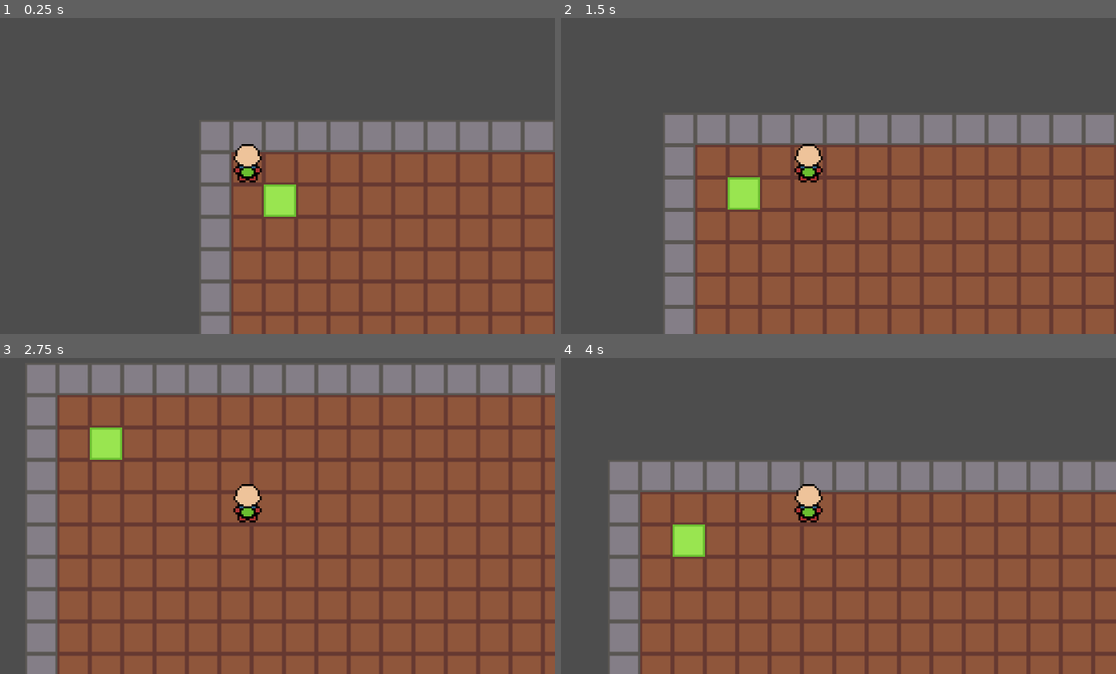
Above: before the commit, frames 1-4 (two rows, left to right).
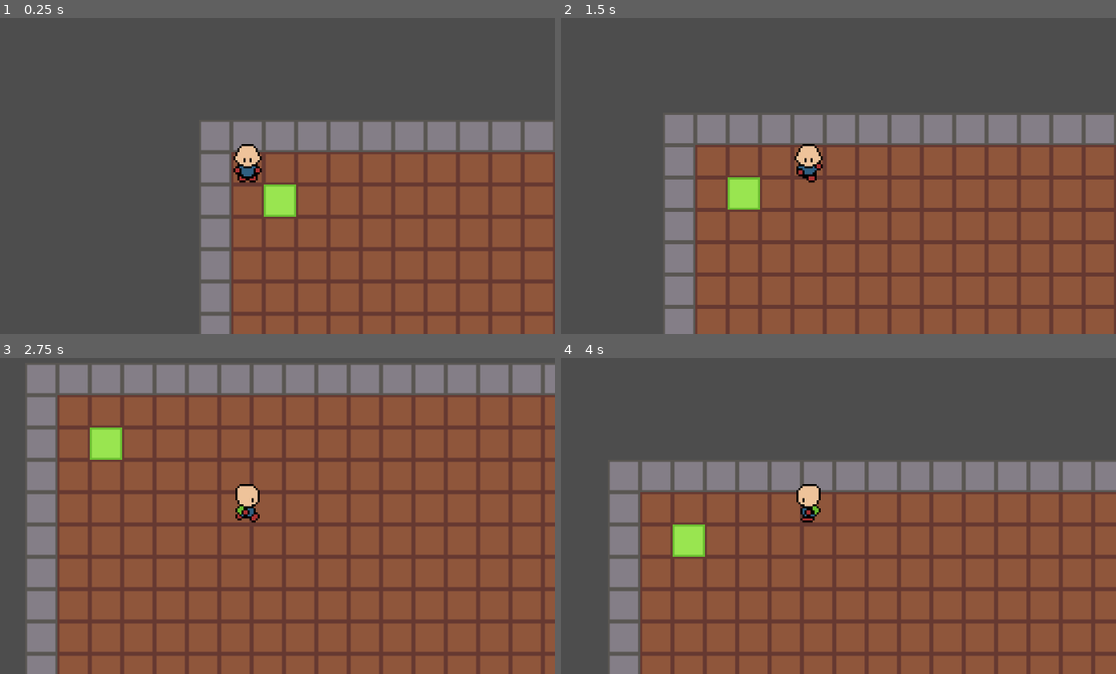
Above: after the commit, the same moments.

Repository: jevonsp/monster-tamer
Game: Godot game, scene res://main/main.tscn
Same seed, same stepped clock (60 frames per second), same inputs: the game is played once before the commit and once after it.
Inputs:
- Up to frame 1 (0.25 s): no input
- Up to frame 2 (1.5 s): tap Enter at 0.5 s; hold D (right) 0.53-1.28 s; hold Space (yes) 0.53-1.28 s; hold S (down) from 1.28 s (still down); tap Space (yes) at 1.35 s
- Up to frame 3 (2.75 s): release S (down) at 2.03 s; hold D (right) from 2.03 s (still down); hold Space (yes) from 2.03 s (still down)
- Up to frame 4 (4 s): release D (right) at 2.78 s; release Space (yes) at 2.78 s; hold W (up) 2.78-3.53 s; tap Space (yes) at 2.85 s; hold A (left) from 3.53 s (still down); hold Space (yes) from 3.53 s (still down)

The runs differ from the first frame. In frame 1, less than 0.1% of the frame differs, in the area x 42-47%, y 41-51%; in frame 2, 0.2%; in frame 3, 0.2%; in frame 4, 0.2%, in the area x 41-48%, y 39-53%.

Commit message:
Encounter Zone + Player Move Animation

Diff:
--- /dev/null
+++ b/main/Global.gd
@@ -0,0 +1,6 @@
+extends Node
+@warning_ignore_start("unused_signal")
+
+signal step_completed(position: Vector2)
+
+@warning_ignore_restore("unused_signal")
--- /dev/null
+++ b/main/encounter_zone.gd
@@ -0,0 +1,30 @@
+extends Area2D
+class_name EncounterZone
+
+
+
+func _ready() -> void:
+	Global.step_completed.connect(_on_step_completed)
+
+
+func _on_step_completed(pos: Vector2) -> void:
+	if check_position(pos):
+		trigger()
+
+
+func check_position(pos: Vector2) -> bool:
+	var space_state = get_world_2d().direct_space_state
+	var params = PhysicsPointQueryParameters2D.new()
+	params.position = pos
+	params.collide_with_areas = true
+	params.collision_mask = collision_layer
+	var result = space_state.intersect_point(params, 1)
+	for hit in result:
+		print(hit.collider.name)
+		if hit.collider == self:
+			return true
+	return false
+
+
+func trigger() -> void:
+	pass
--- a/main/main.tscn
+++ b/main/main.tscn
@@ -3,6 +3,10 @@
 [ext_resource type="PackedScene" uid="uid://8ygcbs5f8pca" path="res://player/player.tscn" id="1_53q0u"]
 [ext_resource type="Script" uid="uid://caqok8yjmcdwq" path="res://main/main.gd" id="1_xwkvk"]
 [ext_resource type="PackedScene" uid="uid://b53xyioxfsk5v" path="res://maps/test_map.tscn" id="2_pjrb6"]
+[ext_resource type="Script" uid="uid://jd2ymrm11mwn" path="res://main/encounter_zone.gd" id="4_c651c"]
+
+[sub_resource type="RectangleShape2D" id="RectangleShape2D_xwkvk"]
+size = Vector2(16, 16)
 
 [node name="Main" type="Node2D" unique_id=89812463]
 script = ExtResource("1_xwkvk")
@@ -12,3 +16,12 @@
 [node name="Player" parent="." unique_id=930582059 instance=ExtResource("1_53q0u")]
 position = Vector2(16, 16)
 WALK_SPEED = 4.5
+
+[node name="EncounterZone" type="Area2D" parent="." unique_id=401516388]
+position = Vector2(40, 40)
+collision_layer = 4
+collision_mask = 4
+script = ExtResource("4_c651c")
+
+[node name="CollisionShape2D" type="CollisionShape2D" parent="EncounterZone" unique_id=1526704625]
+shape = SubResource("RectangleShape2D_xwkvk")
--- /dev/null
+++ b/monsters/classes/Monster.gd
@@ -0,0 +1,17 @@
+extends Resource
+class_name Monster
+
+@export var monster_data: MonsterData
+@export var name: String = ""
+
+@export var level: int = 1
+@export var max_hitpoints: int = 10
+@export var current_hitpoints: int
+@export var attack: int = 1
+@export var defense: int = 1
+@export var speed: int = 1
+
+
+func set_monster_data(md: MonsterData) -> void:
+	monster_data = md
+	name = monster_data.species
--- /dev/null
+++ b/monsters/classes/MonsterData.gd
@@ -0,0 +1,5 @@
+extends Resource
+class_name MonsterData
+
+@export var species: String = ""
+@export var texture: Texture2D
--- a/player/player.gd
+++ b/player/player.gd
@@ -2,7 +2,6 @@
 const TILE_SIZE := 16.0
 @export var WALK_SPEED := 5.0
 @export var TURN_DURATION := 0.1
-
 enum State {IDLE, TURNING, WALKING, JUMPING}
 var current_state = State.IDLE
 var facing_direction = Vector2.ZERO
@@ -84,11 +83,11 @@
 					return
 
 	if turn_timer >= TURN_DURATION:
-		var _blend_dir = facing_direction
-		#animation_tree.set("parameters/Idle/blend_position", blend_dir)
+		var blend_dir = facing_direction
+		animation_tree.set("parameters/Idle/blend_position", blend_dir)
 
 		current_state = State.IDLE
-		#anim_state.travel("Idle")
+		anim_state.travel("Idle")
 
 
 func process_walking_state(delta: float) -> void:
@@ -97,37 +96,39 @@
 	if move_progress >= 1.0:
 		position = tile_target_pos
 		move_progress = 0.0
+		Global.step_completed.emit(global_position)
+
 		var input_dir = get_input_direction()
 		if input_dir != Vector2.ZERO:
 			var new_facing_direction = input_dir
 
 			if new_facing_direction != facing_direction:
 				current_state = State.IDLE
-				#anim_state.travel("Idle")
+				anim_state.travel("Idle")
 				start_turning(new_facing_direction)
 			else:
 				if not attempt_movement(input_dir):
 					current_state = State.IDLE
-					#anim_state.travel("Idle")
+					anim_state.travel("Idle")
 		else:
 			current_state = State.IDLE
-			#anim_state.travel("Idle")
+			anim_state.travel("Idle")
 	else:
 		position = tile_start_pos.lerp(tile_target_pos, move_progress)
 
 
 func start_turning(new_facing_direction: Vector2) -> void:
-	#animation_tree.set("parameters/Turn/blend_position", blend_dir)
-	#animation_tree.set("parameters/Idle/blend_position", blend_dir)
-	#animation_tree.set("parameters/Walk/blend_position", blend_dir)
+	animation_tree.set("parameters/Turn/blend_position", new_facing_direction)
+	animation_tree.set("parameters/Idle/blend_position", new_facing_direction)
+	animation_tree.set("parameters/Walk/blend_position", new_facing_direction)
 
 	facing_direction = new_facing_direction
 	var ray_dir = new_facing_direction
 	ray_cast_2d.target_position = ray_dir * TILE_SIZE
 	current_state = State.TURNING
 	turn_timer = 0.0
-
-	#anim_state.travel("Turn")
+	Global.step_completed.emit(global_position)
+	anim_state.travel("Turn")
 
 
 func attempt_movement(input_dir: Vector2) -> bool:
@@ -141,9 +142,9 @@
 	move_progress = 0.0
 	current_state = State.WALKING
 
-	var _blend_dir = input_dir
-	#animation_tree.set("parameters/Walk/blend_position", blend_dir)
-	#anim_state.travel("Walk")
+	var blend_dir = input_dir
+	animation_tree.set("parameters/Walk/blend_position", blend_dir)
+	anim_state.travel("Walk")
 	return true
 
 
@@ -167,7 +168,7 @@
 	key_hold_times.clear()
 	current_state = State.IDLE
 	move_progress = 0.0
-	#anim_state.travel("Idle")
+	anim_state.travel("Idle")
 
 
 func attempt_interaction() -> void:
--- a/player/player.tscn
+++ b/player/player.tscn
@@ -131,6 +131,238 @@
 "transitions": PackedFloat32Array(1),
 "update": 1,
 "values": [Vector2i(0, 0)]
+}
+tracks/1/type = "value"
+tracks/1/imported = false
+tracks/1/enabled = true
+tracks/1/path = NodePath("Sprite2D:flip_h")
+tracks/1/interp = 1
+tracks/1/loop_wrap = true
+tracks/1/keys = {
+"times": PackedFloat32Array(0),
+"transitions": PackedFloat32Array(1),
+"update": 1,
+"values": [false]
+}
+
+[sub_resource type="Animation" id="Animation_boad6"]
+resource_name = "TurnDown"
+length = 0.1
+tracks/0/type = "value"
+tracks/0/imported = false
+tracks/0/enabled = true
+tracks/0/path = NodePath("Sprite2D:frame_coords")
+tracks/0/interp = 1
+tracks/0/loop_wrap = true
+tracks/0/keys = {
+"times": PackedFloat32Array(0, 0.1),
+"transitions": PackedFloat32Array(1, 1),
+"update": 1,
+"values": [Vector2i(0, 1), Vector2i(0, 0)]
+}
+tracks/1/type = "value"
+tracks/1/imported = false
+tracks/1/enabled = true
+tracks/1/path = NodePath("Sprite2D:flip_h")
+tracks/1/interp = 1
+tracks/1/loop_wrap = true
+tracks/1/keys = {
+"times": PackedFloat32Array(0),
+"transitions": PackedFloat32Array(1),
+"update": 1,
+"values": [false]
+}
+
+[sub_resource type="Animation" id="Animation_rgyib"]
+resource_name = "TurnLeft"
+length = 0.1
+tracks/0/type = "value"
+tracks/0/imported = false
+tracks/0/enabled = true
+tracks/0/path = NodePath("Sprite2D:frame_coords")
+tracks/0/interp = 1
+tracks/0/loop_wrap = true
+tracks/0/keys = {
+"times": PackedFloat32Array(0, 0.1),
+"transitions": PackedFloat32Array(1, 1),
+"update": 1,
+"values": [Vector2i(2, 1), Vector2i(2, 0)]
+}
+tracks/1/type = "value"
+tracks/1/imported = false
+tracks/1/enabled = true
+tracks/1/path = NodePath("Sprite2D:flip_h")
+tracks/1/interp = 1
+tracks/1/loop_wrap = true
+tracks/1/keys = {
+"times": PackedFloat32Array(0),
+"transitions": PackedFloat32Array(1),
+"update": 1,
+"values": [false]
+}
+
+[sub_resource type="Animation" id="Animation_hg6s5"]
+resource_name = "TurnRight"
+length = 0.1
+tracks/0/type = "value"
+tracks/0/imported = false
+tracks/0/enabled = true
+tracks/0/path = NodePath("Sprite2D:frame_coords")
+tracks/0/interp = 1
+tracks/0/loop_wrap = true
+tracks/0/keys = {
+"times": PackedFloat32Array(0, 0.1),
+"transitions": PackedFloat32Array(1, 1),
+"update": 1,
+"values": [Vector2i(2, 2), Vector2i(2, 0)]
+}
+tracks/1/type = "value"
+tracks/1/imported = false
+tracks/1/enabled = true
+tracks/1/path = NodePath("Sprite2D:flip_h")
+tracks/1/interp = 1
+tracks/1/loop_wrap = true
+tracks/1/keys = {
+"times": PackedFloat32Array(0),
+"transitions": PackedFloat32Array(1),
+"update": 1,
+"values": [true]
+}
+
+[sub_resource type="Animation" id="Animation_8t03j"]
+resource_name = "TurnUp"
+length = 0.1
+tracks/0/type = "value"
+tracks/0/imported = false
+tracks/0/enabled = true
+tracks/0/path = NodePath("Sprite2D:frame_coords")
+tracks/0/interp = 1
+tracks/0/loop_wrap = true
+tracks/0/keys = {
+"times": PackedFloat32Array(0, 0.1),
+"transitions": PackedFloat32Array(1, 1),
+"update": 1,
+"values": [Vector2i(1, 1), Vector2i(1, 0)]
+}
+tracks/1/type = "value"
+tracks/1/imported = false
+tracks/1/enabled = true
+tracks/1/path = NodePath("Sprite2D:flip_h")
+tracks/1/interp = 1
+tracks/1/loop_wrap = true
+tracks/1/keys = {
+"times": PackedFloat32Array(0),
+"transitions": PackedFloat32Array(1),
+"update": 1,
+"values": [false]
+}
+
+[sub_resource type="Animation" id="Animation_2ieo8"]
+resource_name = "WalkDown"
+length = 0.8
+loop_mode = 1
+step = 0.2
+tracks/0/type = "value"
+tracks/0/imported = false
+tracks/0/enabled = true
+tracks/0/path = NodePath("Sprite2D:frame_coords")
+tracks/0/interp = 1
+tracks/0/loop_wrap = true
+tracks/0/keys = {
+"times": PackedFloat32Array(0, 0.2, 0.4, 0.6),
+"transitions": PackedFloat32Array(1, 1, 1, 1),
+"update": 1,
+"values": [Vector2i(0, 1), Vector2i(0, 0), Vector2i(0, 2), Vector2i(0, 0)]
+}
+tracks/1/type = "value"
+tracks/1/imported = false
+tracks/1/enabled = true
+tracks/1/path = NodePath("Sprite2D:flip_h")
+tracks/1/interp = 1
+tracks/1/loop_wrap = true
+tracks/1/keys = {
+"times": PackedFloat32Array(0),
+"transitions": PackedFloat32Array(1),
+"update": 1,
+"values": [false]
+}
+
+[sub_resource type="Animation" id="Animation_ebec5"]
+resource_name = "WalkLeft"
+length = 0.8
+loop_mode = 1
+step = 0.2
+tracks/0/type = "value"
+tracks/0/imported = false
+tracks/0/enabled = true
+tracks/0/path = NodePath("Sprite2D:frame_coords")
+tracks/0/interp = 1
+tracks/0/loop_wrap = true
+tracks/0/keys = {
+"times": PackedFloat32Array(0, 0.2, 0.4, 0.6),
+"transitions": PackedFloat32Array(1, 1, 1, 1),
+"update": 1,
+"values": [Vector2i(2, 1), Vector2i(2, 0), Vector2i(2, 2), Vector2i(2, 0)]
+}
+tracks/1/type = "value"
+tracks/1/imported = false
+tracks/1/enabled = true
+tracks/1/path = NodePath("Sprite2D:flip_h")
+tracks/1/interp = 1
+tracks/1/loop_wrap = true
+tracks/1/keys = {
+"times": PackedFloat32Array(0),
+"transitions": PackedFloat32Array(1),
+"update": 1,
+"values": [false]
+}
+
+[sub_resource type="Animation" id="Animation_yllr7"]
+resource_name = "WalkRight"
+length = 0.8
+loop_mode = 1
+step = 0.2
+tracks/0/type = "value"
+tracks/0/imported = false
+tracks/0/enabled = true
+tracks/0/path = NodePath("Sprite2D:frame_coords")
+tracks/0/interp = 1
+tracks/0/loop_wrap = true
+tracks/0/keys = {
+"times": PackedFloat32Array(0, 0.2, 0.4, 0.6),
+"transitions": PackedFloat32Array(1, 1, 1, 1),
+"update": 1,
+"values": [Vector2i(2, 1), Vector2i(2, 0), Vector2i(2, 2), Vector2i(2, 0)]
+}
+tracks/1/type = "value"
+tracks/1/imported = false
+tracks/1/enabled = true
+tracks/1/path = NodePath("Sprite2D:flip_h")
+tracks/1/interp = 1
+tracks/1/loop_wrap = true
+tracks/1/keys = {
+"times": PackedFloat32Array(0),
+"transitions": PackedFloat32Array(1),
+"update": 1,
+"values": [true]
+}
+
+[sub_resource type="Animation" id="Animation_kb6p2"]
+resource_name = "WalkUp"
+length = 0.8
+loop_mode = 1
+step = 0.2
+tracks/0/type = "value"
+tracks/0/imported = false
+tracks/0/enabled = true
+tracks/0/path = NodePath("Sprite2D:frame_coords")
+tracks/0/interp = 1
+tracks/0/loop_wrap = true
+tracks/0/keys = {
+"times": PackedFloat32Array(0, 0.2, 0.4, 0.6),
+"transitions": PackedFloat32Array(1, 1, 1, 1),
+"update": 1,
+"values": [Vector2i(1, 1), Vector2i(1, 0), Vector2i(1, 2), Vector2i(1, 0)]
 }
 tracks/1/type = "value"
 tracks/1/imported = false
@@ -151,7 +383,15 @@
 &"IdleLeft": SubResource("Animation_g1dw6"),
 &"IdleRight": SubResource("Animation_yw30f"),
 &"IdleUp": SubResource("Animation_qjkh3"),
-&"RESET": SubResource("Animation_g6k8r")
+&"RESET": SubResource("Animation_g6k8r"),
+&"TurnDown": SubResource("Animation_boad6"),
+&"TurnLeft": SubResource("Animation_rgyib"),
+&"TurnRight": SubResource("Animation_hg6s5"),
+&"TurnUp": SubResource("Animation_8t03j"),
+&"WalkDown": SubResource("Animation_2ieo8"),
+&"WalkLeft": SubResource("Animation_ebec5"),
+&"WalkRight": SubResource("Animation_yllr7"),
+&"WalkUp": SubResource("Animation_kb6p2")
 }
 
 [sub_resource type="AnimationNodeAnimation" id="AnimationNodeAnimation_rkbax"]
@@ -179,9 +419,49 @@
 
 [sub_resource type="AnimationNodeBlendSpace2D" id="AnimationNodeBlendSpace2D_boad6"]
 
+[sub_resource type="AnimationNodeAnimation" id="AnimationNodeAnimation_8t03j"]
+animation = &"TurnLeft"
+
+[sub_resource type="AnimationNodeAnimation" id="AnimationNodeAnimation_2ieo8"]
+animation = &"TurnRight"
+
+[sub_resource type="AnimationNodeAnimation" id="AnimationNodeAnimation_ebec5"]
+animation = &"TurnUp"
+
+[sub_resource type="AnimationNodeAnimation" id="AnimationNodeAnimation_yllr7"]
+animation = &"TurnDown"
+
 [sub_resource type="AnimationNodeBlendSpace2D" id="AnimationNodeBlendSpace2D_rgyib"]
+blend_point_0/node = SubResource("AnimationNodeAnimation_8t03j")
+blend_point_0/pos = Vector2(-1, 0)
+blend_point_1/node = SubResource("AnimationNodeAnimation_2ieo8")
+blend_point_1/pos = Vector2(1, 0)
+blend_point_2/node = SubResource("AnimationNodeAnimation_ebec5")
+blend_point_2/pos = Vector2(0, -1)
+blend_point_3/node = SubResource("AnimationNodeAnimation_yllr7")
+blend_point_3/pos = Vector2(0, 1)
+
+[sub_resource type="AnimationNodeAnimation" id="AnimationNodeAnimation_g6k8r"]
+animation = &"WalkDown"
+
+[sub_resource type="AnimationNodeAnimation" id="AnimationNodeAnimation_boad6"]
+animation = &"WalkUp"
+
+[sub_resource type="AnimationNodeAnimation" id="AnimationNodeAnimation_rgyib"]
+animation = &"WalkLeft"
+
+[sub_resource type="AnimationNodeAnimation" id="AnimationNodeAnimation_hg6s5"]
+animation = &"WalkRight"
 
 [sub_resource type="AnimationNodeBlendSpace2D" id="AnimationNodeBlendSpace2D_hg6s5"]
+blend_point_0/node = SubResource("AnimationNodeAnimation_g6k8r")
+blend_point_0/pos = Vector2(0, 1)
+blend_point_1/node = SubResource("AnimationNodeAnimation_boad6")
+blend_point_1/pos = Vector2(0, -1)
+blend_point_2/node = SubResource("AnimationNodeAnimation_rgyib")
+blend_point_2/pos = Vector2(-1, 0)
+blend_point_3/node = SubResource("AnimationNodeAnimation_hg6s5")
+blend_point_3/pos = Vector2(1, 0)
 
 [sub_resource type="AnimationNodeStateMachineTransition" id="AnimationNodeStateMachineTransition_8t03j"]
 advance_mode = 2
@@ -258,10 +538,10 @@
 [node name="AnimationTree" type="AnimationTree" parent="." unique_id=112711349]
 tree_root = SubResource("AnimationNodeStateMachine_s7qer")
 anim_player = NodePath("../AnimationPlayer")
-parameters/Idle/blend_position = Vector2(-0.009538949, -0.9741379)
+parameters/Idle/blend_position = Vector2(0, 0.9482758)
 parameters/Jump/blend_position = Vector2(0, 0)
 parameters/Turn/blend_position = Vector2(0, 0)
-parameters/Walk/blend_position = Vector2(0, 0)
+parameters/Walk/blend_position = Vector2(0.071542144, -0.09482753)
 
 [node name="RayCast2D" type="RayCast2D" parent="." unique_id=1471625521]
 position = Vector2(8, 8)
--- a/project.godot
+++ b/project.godot
@@ -14,6 +14,10 @@
 run/main_scene="uid://dm2d2eekptfay"
 config/features=PackedStringArray("4.6", "GL Compatibility")
 config/icon="res://icon.svg"
+
+[autoload]
+
+Global="*uid://ceb6usvu15r15"
 
 [display]
 
Not shown, added: main/Global.gd.uid
Not shown, added: main/encounter_zone.gd.uid
Not shown, added: monsters/classes/Monster.gd.uid
Not shown, added: monsters/classes/MonsterData.gd.uid
